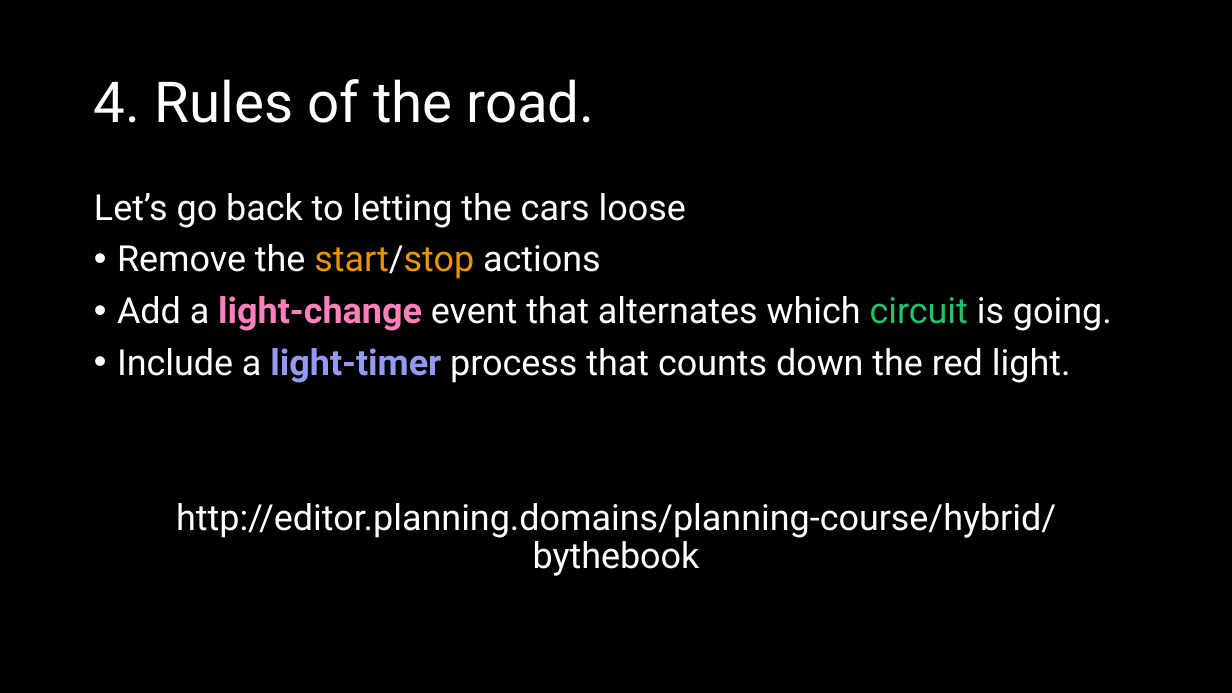
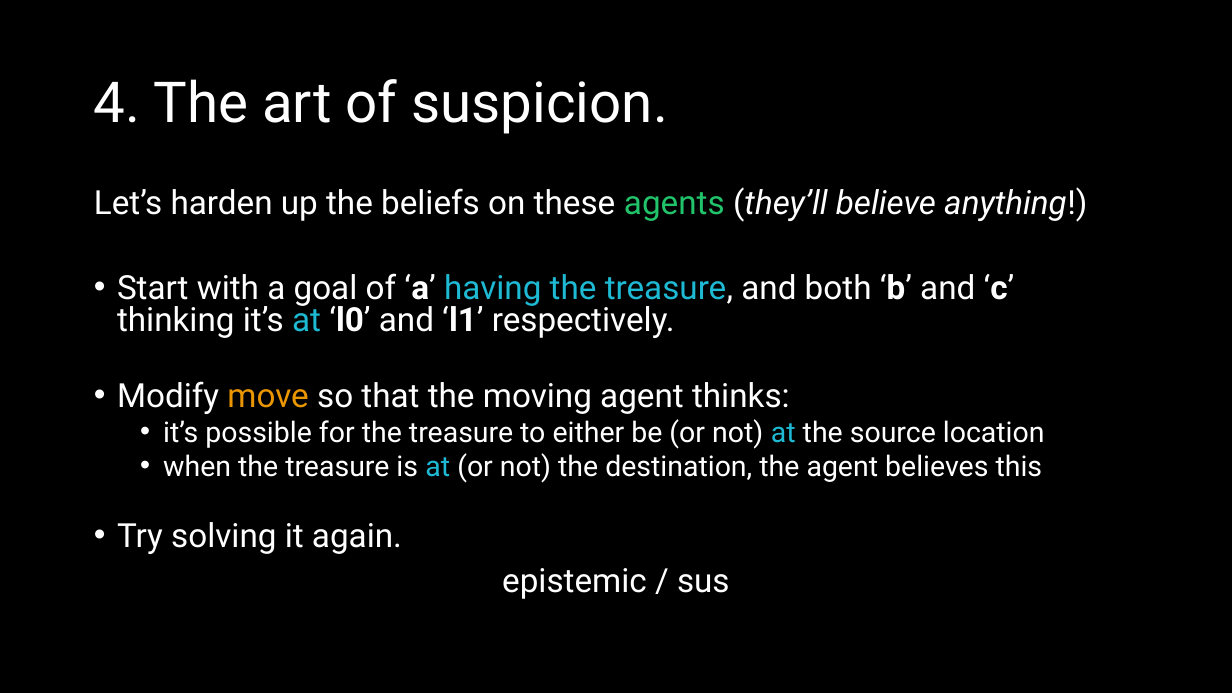
Before and after one commit to AI-Planning/modeling-in-pddl, a slide deck: slide 14 of exercises/cisc-813/epistemic/slides.pptx (slide 15 before the commit). Drawn at 1232x693 pixels with LibreOffice and Linux fonts; fonts in the diff are those of the drawing. Boxes give left, top, right and bottom in pixels: in the first picture for what was removed or moved away, otherwise in the second. Text is boxed around its words. In the diff, an @@ line names an element or a change of style, - is before the commit and + after.

Commit message:
Finished the slides for the epistemic tutorial.

```diff
--- a/exercises/cisc-813/epistemic/slides.pptx
+++ b/exercises/cisc-813/epistemic/slides.pptx
@@ title at [94,79,669,134]: text changed @@
-4. Rules of the road.
+4. The art of suspicion.
@@ text at [94,187,1087,599]: text changed; size 28 to 25.9 pt @@
-Let’s go back to letting the cars loose
-• Remove the start/stop actions
-• Add a light-change event that alternates which circuit is going.
-• Include a light-timer process that counts down the red light.
-http://editor.planning.domains/planning-course/hybrid/bythebook
+Let’s harden up the beliefs on these agents (they’ll believe anything!)
+• Start with a goal of ‘a’ having the treasure, and both ‘b’ and ‘c’ thinking it’s at ‘l0’ and ‘l1’ respectively.
+• Modify move so that the moving agent thinks:
+  • it’s possible for the treasure to either be (or not) at the source location
+  • when the treasure is at (or not) the destination, the agent believes this
+• Try solving it again.
+epistemic / sus
```
Also in this commit, not shown: 7 other slides changed, 9 slides added, 10 slides removed.
